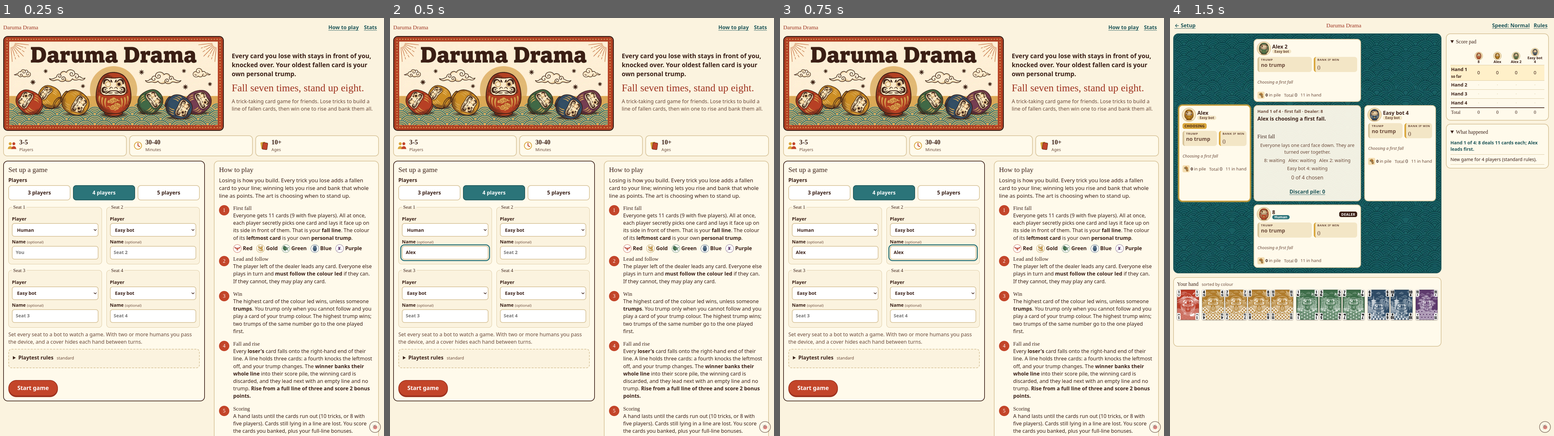
Above: before the commit, frames 1-4 (left to right).
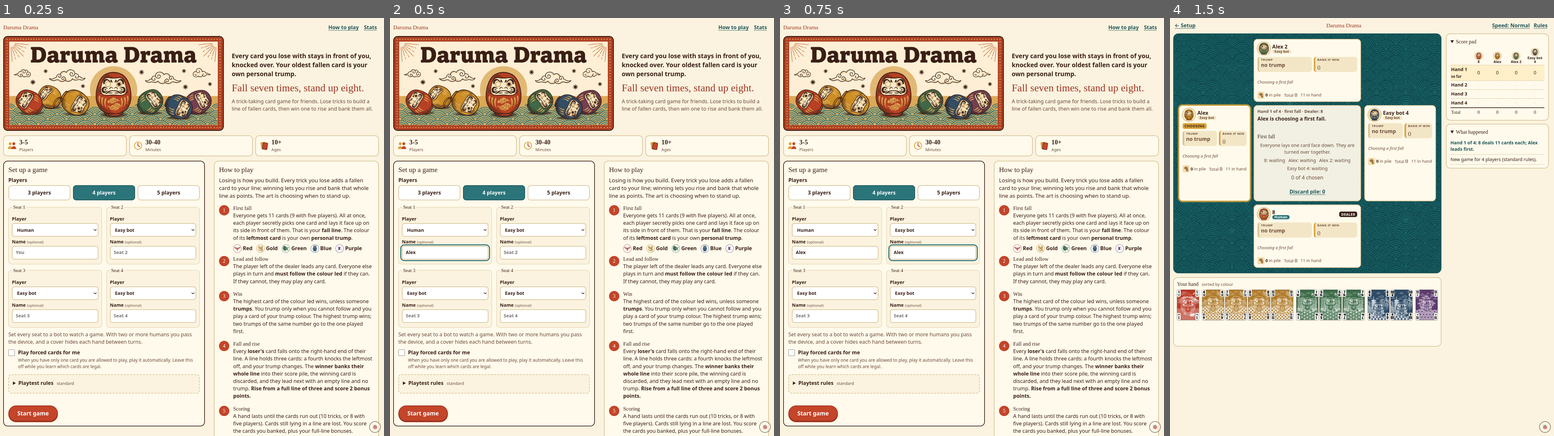
Above: after the commit, the same moments.

Repository: wombatgamefactory/daruma-drama-game
Game: browser game, page index.html
The game is run twice, just before and just after one commit, with the same random seed, the same clock (stepped at 60 frames per second) and the same inputs.
Inputs (mouse positions are in pixels of both pictures, inside the frame that each line leads up to):
- Up to frame 1 (0.25 s): no input
- Up to frame 2 (0.5 s): click (443, 252) at 0.27 s; type "Alex" at 0.27 s
- Up to frame 3 (0.75 s): click (933, 252) at 0.52 s; type "Alex" at 0.52 s
- Up to frame 4 (1.5 s): click (1223, 314) at 0.77 s; type "Alex" at 0.77 s; click (1181, 147) at 1.07 s; click (1223, 252) at 1.27 s; type "8" at 1.27 s; tap Enter at 1.3 s

The runs differ from the first frame. In frame 1, 1.7% of the frame differs, in the area x 0-54%, y 79-98%; in frame 2, 1.7%; in frame 3, 1.7%; in frame 4, nothing differs.

Commit message:
Setup option: play forced cards for me (off by default)
Learners now click even a card that is their only legal play; the prompt
names it. Ticking the option restores auto-play for humans. Bots and the
first fall are unchanged. Also fixes the setup footer (rule book v5).

Diff:
--- a/src/engine/actions.js
+++ b/src/engine/actions.js
@@ -38,9 +38,14 @@
   return events || [];
 }
 
-/** Applies single-option decisions until a real choice or the end (R20.2). */
+/**
+ * Applies single-option decisions until a real choice or the end (R20.2). A card play by one of
+ * state.manualSeats is left for that seat to make, even when it is the only legal card.
+ */
 function runForced(state, events) {
+  const manual = state.manualSeats || [];
   while (state.toAct !== null) {
+    if (state.phase === 'play' && manual.includes(state.toAct)) return;
     const acts = getValidActions(state);
     if (acts.length !== 1) return;
     doAction(state, acts[0], events, true);
--- a/src/engine/state.js
+++ b/src/engine/state.js
@@ -134,6 +134,9 @@
  *        fixed deals by hand index (replays, tests): hands by seat, each exactly as dealt
  *        (index 0 = first card dealt, the one that falls under FIRST_FALL top). Hands without
  *        an entry are shuffled from the seed.
+ * @param {number[]} [opts.manualSeats] seats whose single-option card plays are NOT auto-applied
+ *        (R20.2 exception for learners: they click even a forced card). Default none. Not a rule:
+ *        it never changes the result, so it is not in `rules` or the rules code.
  * @returns {{ state: object, events: object[] }}
  */
 export function startGame(opts = {}) {
@@ -146,6 +149,8 @@
   if (firstDealer === null || firstDealer === undefined) dealer0 = rngInt(rng, n); // R2.4
   else if (Number.isInteger(firstDealer) && firstDealer >= 0 && firstDealer < n) dealer0 = firstDealer;
   else throw new Error(`firstDealer must be a seat 0..${n - 1} or null, got ${firstDealer}`);
+  const manualSeats = Array.isArray(opts.manualSeats) ? [...new Set(opts.manualSeats)].sort((a, b) => a - b) : [];
+  if (manualSeats.some((s) => !Number.isInteger(s) || s < 0 || s >= n)) throw new Error(`manualSeats must be seats 0..${n - 1}`);
 
   const state = {
     kind: 'game',
@@ -157,6 +162,7 @@
     rulesCode: rulesCode(rules, n),
     rng,
     deals: deals ? JSON.parse(JSON.stringify(deals)) : null,
+    manualSeats,
     firstDealer: dealer0,
     dealer: dealer0,
     handNo: 0,
--- a/src/ui/controller.js
+++ b/src/ui/controller.js
@@ -20,6 +20,8 @@
  * @param {number|string} cfg.seed                    the UI picks it (e.g. from the clock); required
  * @param {object} [cfg.rules]                        variant overrides (the Playtest rules panel)
  * @param {number|null} [cfg.firstDealer]             default: drawn from the seed (R2.4)
+ * @param {boolean} [cfg.autoPlayForced]              default true: a human's only legal card plays itself;
+ *                                                     false: humans click it (the setup screen's learner option)
  */
 export function createController(cfg) {
   const seats = cfg.seats.map((s) => ({ type: s.type, name: s.name || '' }));
@@ -29,7 +31,8 @@
   const n = seats.length;
   const humanSeats = seats.map((s, i) => (s.type === 'human' ? i : -1)).filter((i) => i >= 0);
   const names = seats.map((s, i) => s.name || (s.type === 'human' ? (humanSeats.length === 1 ? 'You' : `Player ${i + 1}`) : `${getBot(s.type).label} bot ${i + 1}`));
-  const started = startGame({ seed, players: n, rules: cfg.rules || {}, firstDealer: cfg.firstDealer ?? null });
+  const autoPlayForced = cfg.autoPlayForced !== false;
+  const started = startGame({ seed, players: n, rules: cfg.rules || {}, firstDealer: cfg.firstDealer ?? null, manualSeats: autoPlayForced ? [] : humanSeats });
   const state = started.state;
   const botRngs = seats.map((_, seat) => makeRng(deriveSeed(seed, 'bot', seat)));
   const log = []; // { text, event }
@@ -64,6 +67,7 @@
     seats,
     names,
     humanSeats,
+    autoPlayForced,
     startEvents: started.events,
     get state() { return state; },
     get log() { return log; },
--- a/src/ui/landing.js
+++ b/src/ui/landing.js
@@ -21,6 +21,7 @@
     { type: 'human', name: '' }, { type: 'easy', name: '' }, { type: 'easy', name: '' }, { type: 'easy', name: '' }, { type: 'easy', name: '' },
   ],
   rules: { ...DEFAULT_RULES },
+  autoPlayForced: false, // off by default so new players see, and click, the only card they may play
 };
 
 const ICON_PLAYERS = '<svg viewBox="0 0 40 40" aria-hidden="true"><circle cx="13" cy="12" r="6" fill="#D9A63C"/><path d="M3 34c0-7 4.5-12 10-12s10 5 10 12z" fill="#D9A63C"/><circle cx="28" cy="12" r="6" fill="#C3452A"/><path d="M18 34c0-7 4.5-12 10-12s10 5 10 12z" fill="#C3452A"/></svg>';
@@ -127,6 +128,7 @@
         <fieldset class="players"><legend>Players</legend><div class="segs">${radios}</div></fieldset>
         <div class="setup__seats">${seats}</div>
         <p class="hint">Set every seat to a bot to watch a game. With two or more humans you pass the device, and a cover hides each hand between turns.</p>
+        <label class="check"><input type="checkbox" name="autoPlayForced" id="autoPlayForced"${setup.autoPlayForced ? ' checked' : ''}><span><b>Play forced cards for me</b><small>When you have only one card you are allowed to play, play it automatically. Leave this off while you learn which cards are legal.</small></span></label>
         ${rulesPanelHtml(setup)}
         <p class="form-msg" role="alert">${esc(message)}</p>
         <button type="submit" class="btn btn--primary btn--big" id="start">Start game</button>
@@ -138,7 +140,7 @@
     </section>
     <footer class="footer">
       <span><b>Game design: Dean Morris</b> &middot; Wombat Game Factory &middot; London, UK</span>
-      <span>Rule book v4 &middot; Prototype art</span>
+      <span>Rule book v5 &middot; Prototype art</span>
     </footer>
   </div>`;
 }
@@ -153,7 +155,8 @@
   const seats = Array.from({ length: MAX_SEATS }, (_, i) => ({ type: v(`type${i}`) || (i === 0 ? 'human' : 'easy'), name: v(`name${i}`).trim() }));
   const rules = {};
   for (const def of VARIANTS) rules[def.name] = v(`rule-${def.name}`) || def.default;
-  return { players, seats, rules };
+  const auto = form.elements.autoPlayForced;
+  return { players, seats, rules, autoPlayForced: !!(auto && auto.checked) };
 }
 
 /** Shows only the seats and rule rows that apply, and keeps the "non-standard rules" note honest. */
--- a/src/ui/main.js
+++ b/src/ui/main.js
@@ -221,6 +221,7 @@
       seats: seats.map((s, i) => ({ type: s.type, name: typed[i] })),
       seed: freshSeed(),
       rules: { ...setup.rules },
+      autoPlayForced: !!setup.autoPlayForced,
     });
   } catch (err) {
     ctl = null;
--- a/src/ui/text.js
+++ b/src/ui/text.js
@@ -63,8 +63,10 @@
   }
   const t = view.trick;
   if (!t) return 'You lead. Play any card: its colour is the colour led.';
-  const hasLed = view.hand.some((c) => cardColour(c) === t.ledColour);
-  if (hasLed) return `${colourName(t.ledColour)} was led. You hold ${colourName(t.ledColour)}, so you must follow it.`;
+  const led = view.hand.filter((c) => cardColour(c) === t.ledColour);
+  if (led.length === 1 && view.hand.length > 1) return `${colourName(t.ledColour)} was led. ${cardName(led[0])} is your only ${colourName(t.ledColour)} card, so it is the only card you can play.`;
+  if (view.hand.length === 1) return `${colourName(t.ledColour)} was led. ${cardName(view.hand[0])} is your last card, so you play it.`;
+  if (led.length) return `${colourName(t.ledColour)} was led. You hold ${colourName(t.ledColour)}, so you must follow it.`;
   const trump = view.trumps[view.seat];
   if (trump === t.ledColour) return `${colourName(t.ledColour)} was led and you have none. Play anything; your trump is also ${colourName(trump)}, so you cannot trump this trick.`;
   if (trump) return `${colourName(t.ledColour)} was led and you have none. Play anything; ${colourName(trump)} is your trump, so a ${colourName(trump)} card can win.`;
--- a/style.css
+++ b/style.css
@@ -97,6 +97,10 @@
 .seatform { background: var(--paper); border: 1px solid var(--line); border-radius: 10px; padding: 6px 10px 8px; }
 .seatform legend { font-family: var(--font-display); font-weight: 400; font-size: 0.95rem; padding: 0 4px; }
 .hint { color: var(--ink-soft); margin: 10px 0; }
+.check { display: flex; gap: 10px; align-items: flex-start; margin: 10px 0 14px; cursor: pointer; }
+.check input { width: 20px; height: 20px; margin: 2px 0 0; flex: none; accent-color: var(--teal); }
+.check span { display: flex; flex-direction: column; gap: 2px; }
+.check small { color: var(--ink-soft); font-size: 0.85rem; }
 .form-msg { color: var(--red-dark); font-weight: 700; min-height: 1.2em; }
 .rules { border: 2px dashed var(--line); border-radius: 10px; padding: 8px 12px; margin: 10px 0; background: var(--paper); }
 .rules summary { cursor: pointer; font-weight: 700; padding: 6px 0; min-height: 40px; }
--- a/tests/controller.mjs
+++ b/tests/controller.mjs
@@ -50,6 +50,23 @@
   check('human v 3 Easy: the log has the start, hands, tricks and the result', ctl.log[0].event.type === 'game-started' && ctl.log.some((l) => l.event.type === 'trick-won') && ctl.log[ctl.log.length - 1].event.type === 'game-over');
   check('human v 3 Easy: the lone human is called "You" in the log', ctl.log.some((l) => /^You (win|lead|play)/.test(l.text)));
   check('human v 3 Easy: no action when nobody may act', ctl.play({ type: 'play', card: 'red-1' }).ok === false && ctl.stepBot() === null);
+}
+
+// ---------- learner option: autoPlayForced false (the setup screen's default) ----------
+{
+  const ctl = createController({ seats: [{ type: 'human' }, { type: 'easy' }, { type: 'easy' }, { type: 'easy' }], seed: 11, autoPlayForced: false });
+  const rng = makeRng('h2');
+  const stats = { refusalMessages: 0, badAccept: 0, badRefuse: 0, turns: 0 };
+  let guard = 0;
+  while (!ctl.isFinished() && guard++ < 800) {
+    ctl.runBots();
+    if (ctl.isHumanTurn()) humanTurn(ctl, rng, stats);
+  }
+  const autoHuman = ctl.log.filter((l) => l.event.type === 'card-played' && l.event.seat === 0 && l.event.auto).length;
+  check('autoPlayForced false: the game finishes and the human seat is manual', ctl.isFinished() && ctl.autoPlayForced === false && ctl.state.manualSeats.join() === '0');
+  check('autoPlayForced false: no human card is auto-played; the human is asked for forced cards too', autoHuman === 0 && stats.badRefuse === 0 && stats.turns >= 40, `auto ${autoHuman}, turns ${stats.turns}`);
+  const def = createController({ seats: [{ type: 'human' }, { type: 'easy' }, { type: 'easy' }], seed: 3 });
+  check('autoPlayForced defaults to true in the controller (no manual seats)', def.autoPlayForced === true && def.state.manualSeats.length === 0);
 }
 
 // ---------- 3 humans, pass-and-play ----------
--- a/tests/rules.mjs
+++ b/tests/rules.mjs
@@ -195,6 +195,19 @@
   check('R20.2 the only red (red-7) was auto-played', ev.find((e) => e.card === 'red-7').auto === true && ev.find((e) => e.card === 'red-9').auto === false);
 }
 
+// R20.2 exception: manualSeats (the learner option) leave a seat's forced card play to that seat.
+{
+  const g = position({ hands: [['red-5', 'gold-1'], ['red-9', 'red-3'], ['red-7', 'green-1'], ['blue-1', 'blue-2']], lines: [['red-1'], ['red-2'], [], []], leader: 0 });
+  g.manualSeats = [2];
+  play(g, 'red-5', 'red-9');
+  check('R20.2 a manual seat is asked even when it has one legal card (red-7)', g.toAct === 2 && getValidActions(g).length === 1 && g.trick.plays.length === 2);
+  const ev = play(g, 'red-7', 'blue-1');
+  // Seat 1 wins with Red 9 and leads its last card (Red 3, forced: auto); seat 2's last card waits for seat 2.
+  check('R20.2 the manual seat\'s play is not marked auto; another seat\'s forced play still is', ev.find((e) => e.card === 'red-7').auto === false && ev.find((e) => e.card === 'red-3').auto === true);
+  check('R20.2 the manual seat also plays its last card itself (the last trick waits for it)', g.toAct === 2 && g.handLog.length === 0, `toAct ${g.toAct}`);
+  check('manualSeats: startGame validates and stores them; default none', createGame({ seed: 1, players: 4, manualSeats: [0, 2] }).manualSeats.join() === '0,2' && createGame({ seed: 1, players: 4 }).manualSeats.length === 0 && throws(() => createGame({ seed: 1, players: 4, manualSeats: [4] })));
+}
+
 // R6.8 / RV8: equal trumps of different colours.
 for (const [rule, winner] of [['first', 1], ['last', 2]]) {
   const g = position({ hands: [['blue-5', 'red-1'], ['gold-6', 'red-2'], ['green-6', 'red-3'], ['blue-9', 'red-4']], lines: [[], ['gold-1'], ['green-1'], []], leader: 0, rules: { TRUMP_TIES: rule } });
--- a/tests/ui-node.mjs
+++ b/tests/ui-node.mjs
@@ -278,6 +278,16 @@
   const v = ctl.view(0);
   check('prompt: the first fall is explained', /first fall/i.test(turnPrompt(v, ctl.names)) && /trump/.test(turnPrompt(v, ctl.names)));
   check('hint text: a first fall names the trump colour it would set', /would be your first fall/.test(previewText(previewCard(ctl.state, v.hand[0]), ctl.names, '')));
+  const pv = (hand, led) => ({ phase: 'play', seat: 0, hand, trick: { ledColour: led, plays: [] }, trumps: [null, null, null] });
+  check('prompt: a single card of the led colour is named as the only playable card', /Red 4 is your only Red card, so it is the only card you can play/.test(turnPrompt(pv(['red-4', 'blue-2', 'gold-9'], 'red'), ctl.names)));
+  check('prompt: the last card in hand is named', /Blue 2 is your last card/.test(turnPrompt(pv(['blue-2'], 'red'), ctl.names)));
+  check('prompt: two cards of the led colour still say "must follow"', /must follow/.test(turnPrompt(pv(['red-4', 'red-6', 'gold-9'], 'red'), ctl.names)));
+}
+{
+  // The learner option on the setup screen: off by default, read back from the form.
+  const html = landingHtml(botLevels(), DEFAULT_SETUP);
+  check('setup: "Play forced cards for me" checkbox, unchecked by default', DEFAULT_SETUP.autoPlayForced === false && /name="autoPlayForced"/.test(html) && !/name="autoPlayForced"[^>]*checked/.test(html));
+  check('setup: the checkbox is checked when the setup asks for it', /name="autoPlayForced"[^>]*checked/.test(landingHtml(botLevels(), { ...DEFAULT_SETUP, autoPlayForced: true })));
 }
 
 done();
